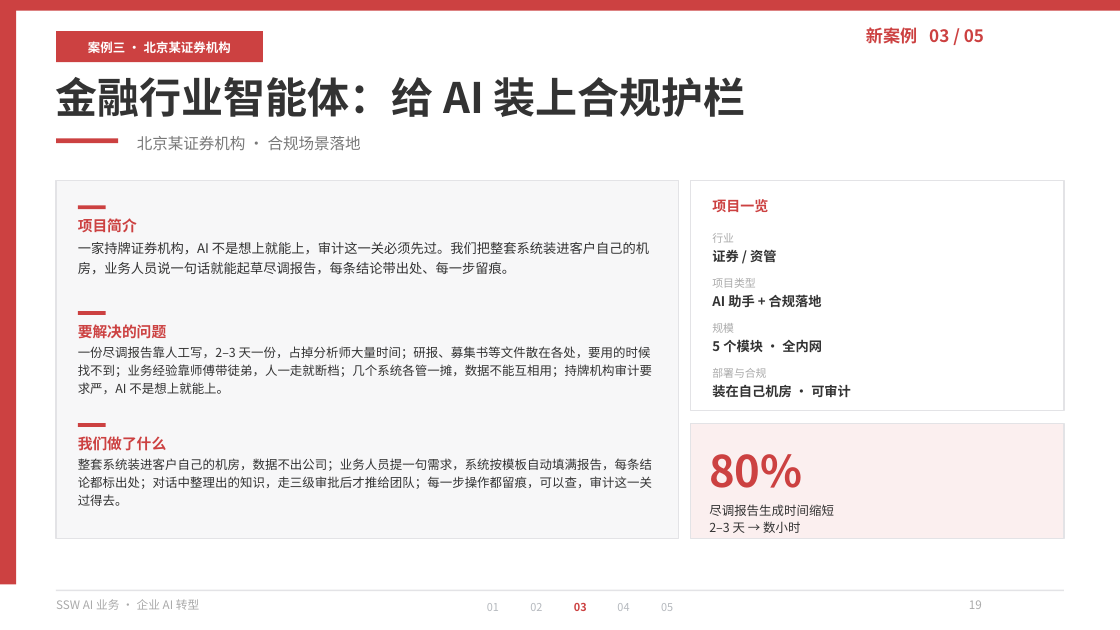
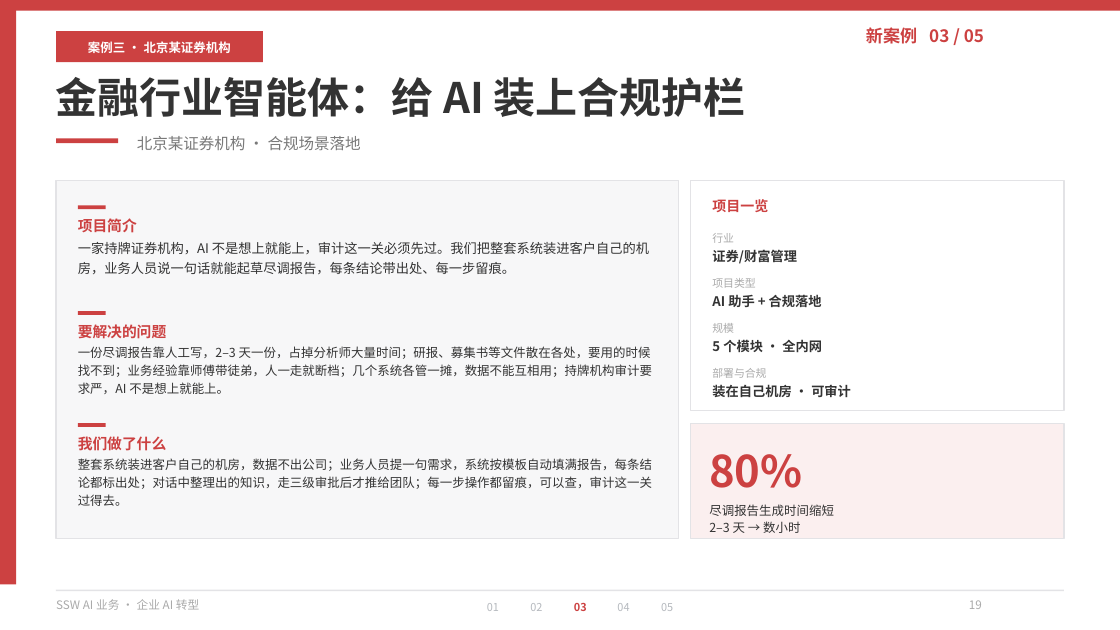
Before and after one commit to hveraus/ssw-business, a slide deck: slide 19 of SSW AI 业务_v2/SSW AI 业务_v3.pptx. Drawn at 1120x630 pixels with LibreOffice and Linux fonts; fonts in the diff are those of the drawing. Boxes give left, top, right and bottom in pixels: in the first picture for what was removed or moved away, otherwise in the second. Text is boxed around its words. In the diff, an @@ line names an element or a change of style, - is before the commit and + after.

```diff
--- a/SSW AI 业务_v2/SSW AI 业务_v3.pptx
+++ b/SSW AI 业务_v2/SSW AI 业务_v3.pptx
@@ text at (x1=712, y1=250, x2=797, y2=264): text changed @@
-证券 / 资管
+证券/财富管理
```
Also in this commit, not shown: 1 other file.
